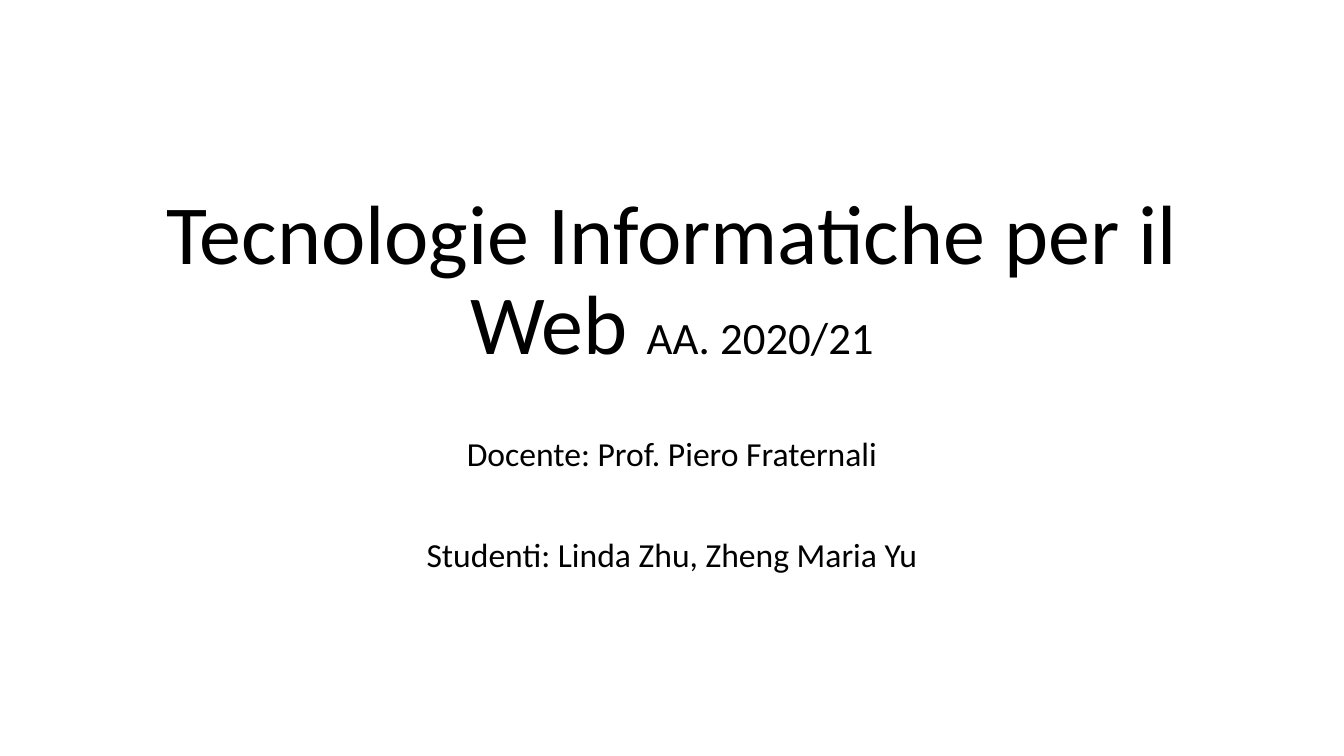
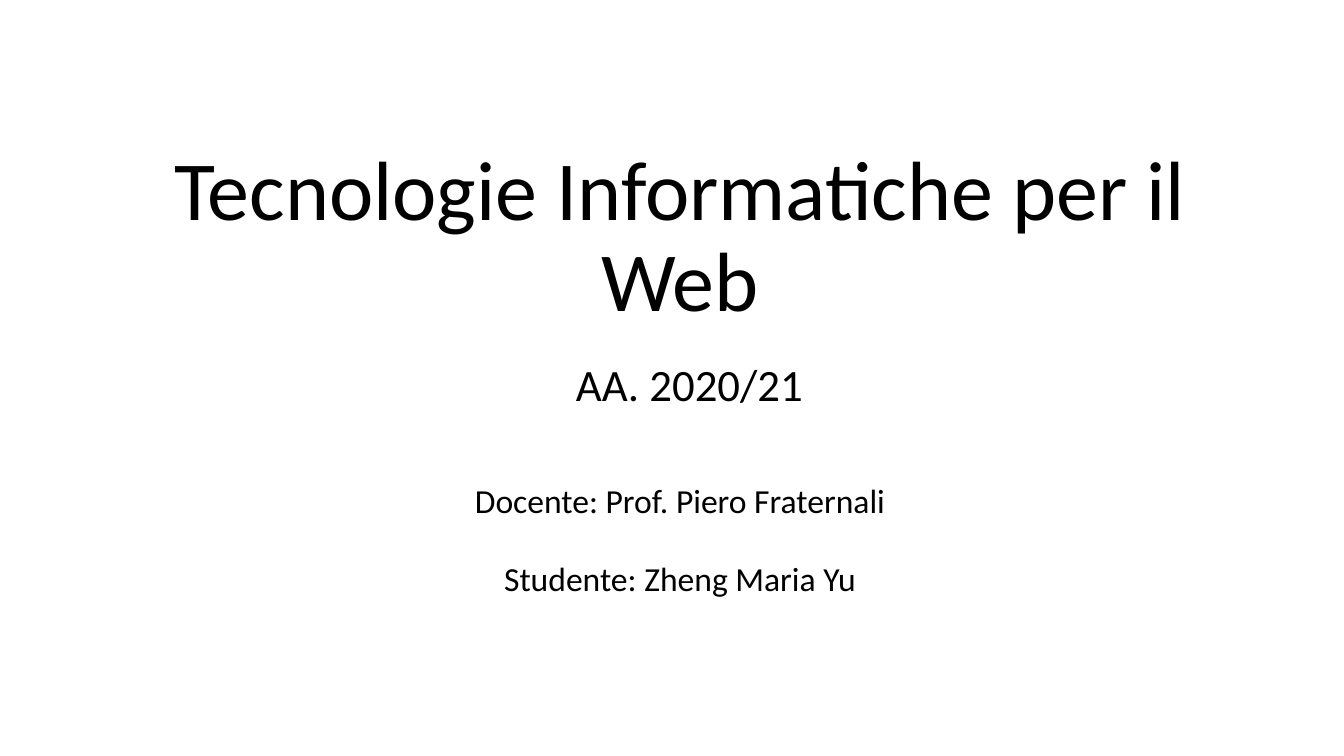
Before and after one commit to Trixyz28/TIW-ImgCatalog, a slide deck: slide 1 of Documents/ImgCatalog.pptx. Drawn at 1344x756 pixels with LibreOffice and Linux fonts; fonts in the diff are those of the drawing. Boxes give left, top, right and bottom in pixels: in the first picture for what was removed or moved away, otherwise in the second. Text is boxed around its words. In the diff, an @@ line names an element or a change of style, - is before the commit and + after.

```diff
--- a/Documents/ImgCatalog.pptx
+++ b/Documents/ImgCatalog.pptx
@@ title "Tecnologie Informatiche per il Web ..." rewrapped from [166,205,1176,356] to [174,161,1184,403] @@
@@ subtitle "Docente: Prof. Piero Fraternali": place and size @@
-subtitle "Docente: Prof. Piero Fraternali" at [427,442,917,573]
+subtitle "Docente: Prof. Piero Fraternali" at [475,489,885,597]
@@ subtitle at [504,567,856,597]: text changed @@
-Studenti: Linda Zhu, Zheng Maria Yu
+Studente: Zheng Maria Yu
```
Also in this commit, not shown: 2 other slides changed, 5 other files.
